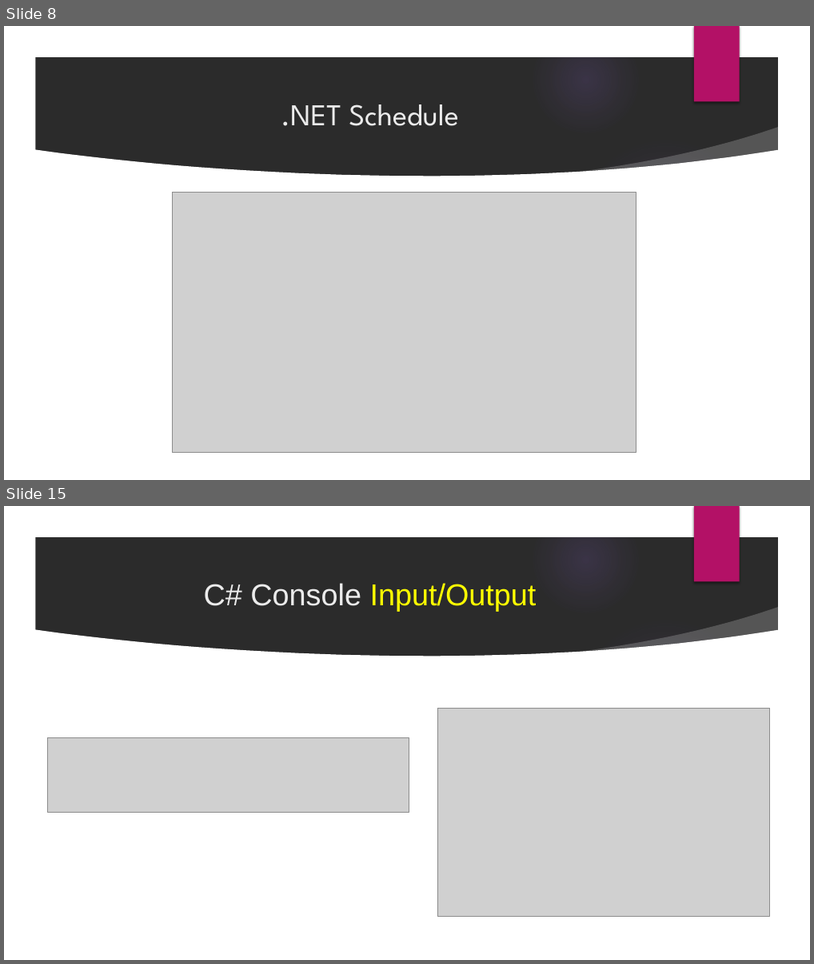
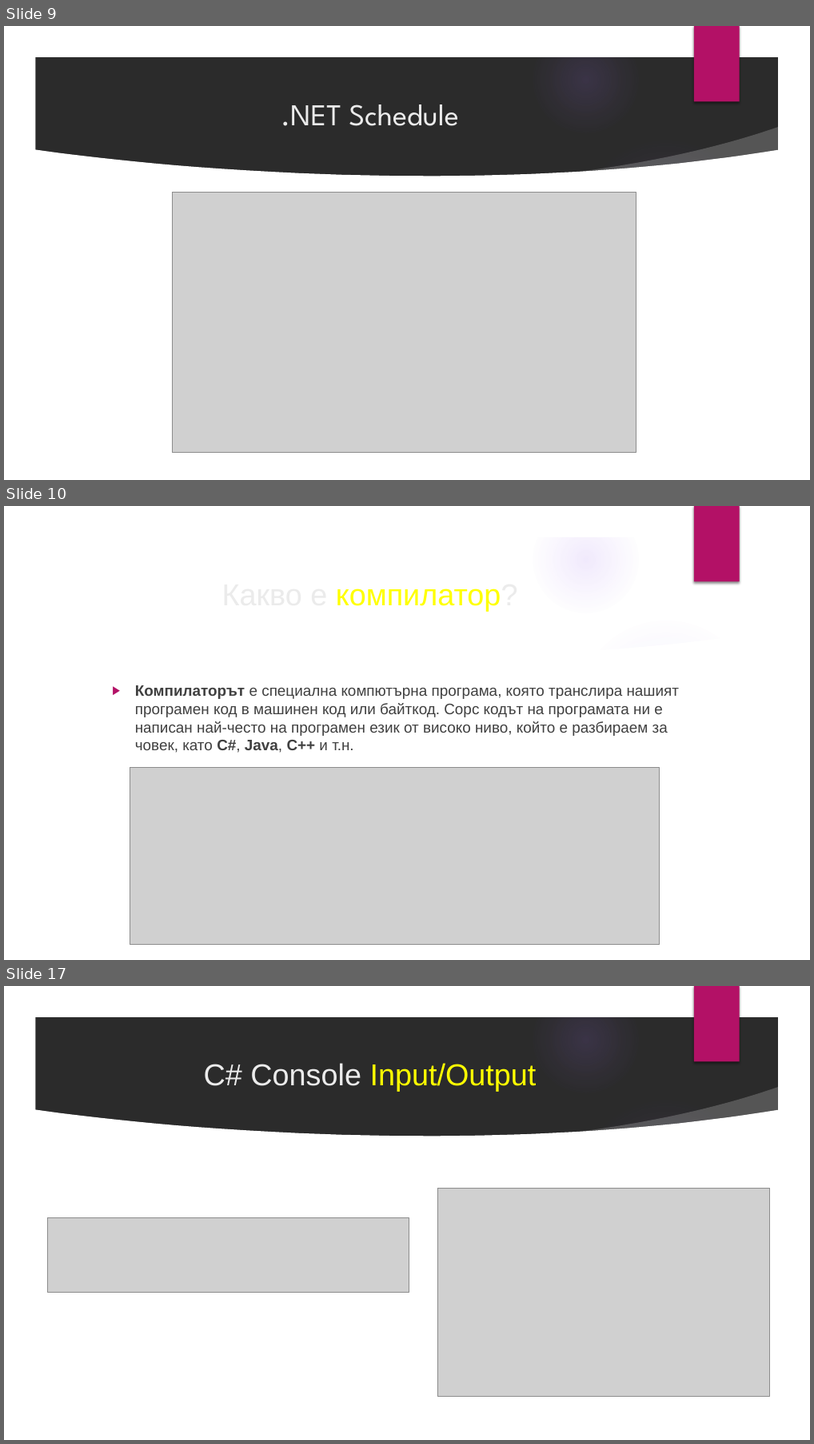
Before and after one commit to velizar92/CSharp-Programming-Presentations, a slide deck: C# Basics.pptx. Shown one above the other, each under a label of ours: slides 8 and 15 before the commit, slides 9, 10 and 17 after it; the slides between them are not shown. The pictures are 814x964 and 814x1444 pixels, drawn with LibreOffice and Linux fonts; fonts in the diff are those of the drawing; grey boxes stand for pictures; background and template pictures are left out; a plain dark background stands for a picture behind light text. Boxes give left, top, right and bottom in pixels: in the first picture for what was removed or moved away, otherwise in the second. Text is boxed around its words. In the diff, an @@ line names an element or a change of style, - is before the commit and + after.

```diff
--- a/C# Basics.pptx
+++ b/C# Basics.pptx
@@ slide 10 added at box(4, 506, 810, 960), background picture (left out); not listed: 9 template elements that a slide beside it also shows @@
@@ title added at box(336, 588, 518, 612), 36 pt, text #FFFF00 @@
+Какво е компилатор?
@@ text added at box(135, 685, 680, 752), 18 pt, text #404040 @@
+▶ Компилаторът е специална компютърна програма, която транслира нашият програмен код в машинен код или байткод. Сорс кодът на програмата ни е написан най-често на програмен език от високо ниво, който е разбираем за човек, като C#, Java, C++ и т.н.
@@ picture added at box(130, 768, 660, 944) @@
@@ what was slide 8 is now slide 9 @@
@@ what was slide 15 is now slide 17 @@
```
Also in this commit, not shown: 13 slides changed, 9 other slides added, 7 slides removed.
